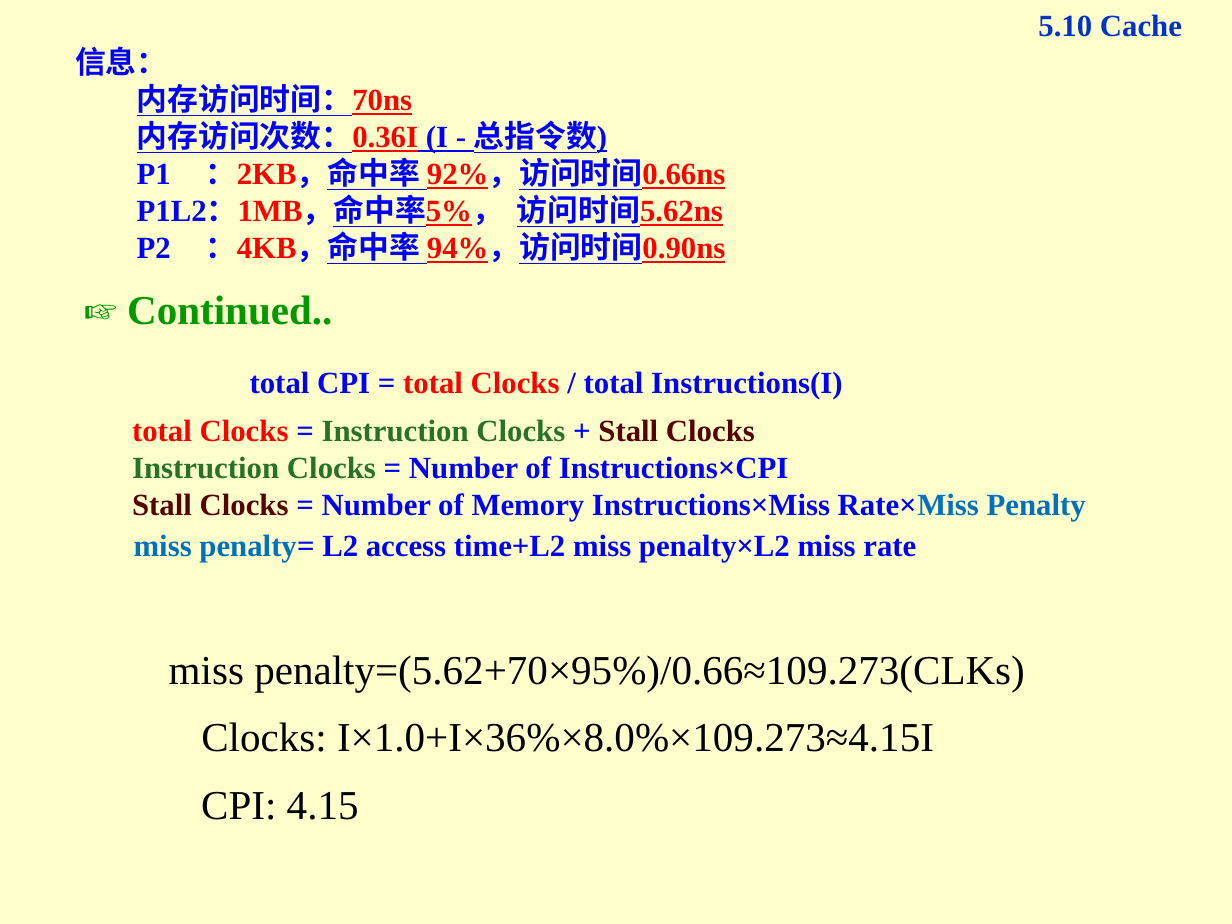
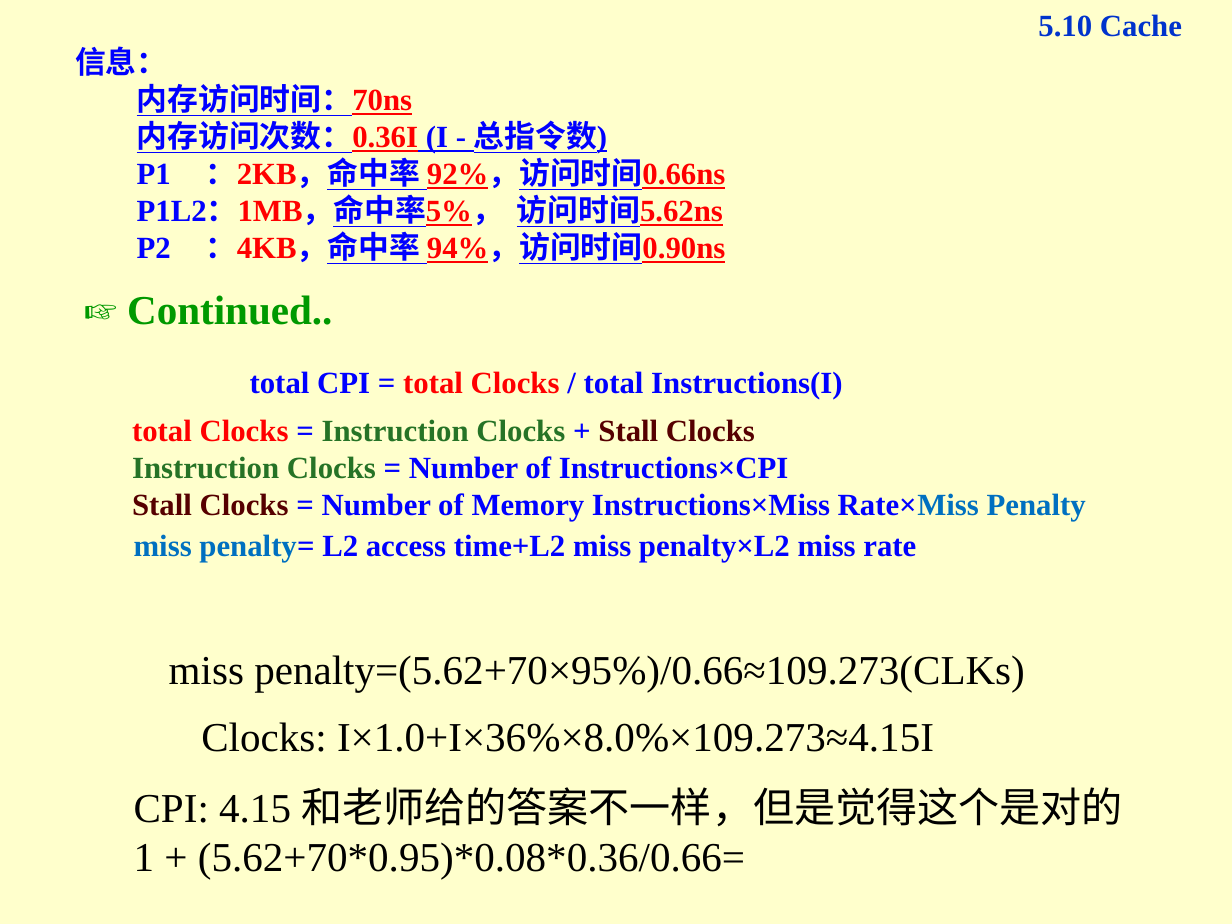
Before and after one commit to weichow23/zju_course, a slide deck: slide 20 of 计算机组成/作业(图灵班)/习题讲解.pptx. Drawn at 1232x924 pixels with LibreOffice and Linux fonts; fonts in the diff are those of the drawing. Boxes give left, top, right and bottom in pixels: in the first picture for what was removed or moved away, otherwise in the second. Text is boxed around its words. In the diff, an @@ line names an element or a change of style, - is before the commit and + after.

```diff
--- a/计算机组成/作业(图灵班)/习题讲解.pptx
+++ b/计算机组成/作业(图灵班)/习题讲解.pptx
@@ text at (x1=134, y1=787, x2=1122, y2=879): text changed @@
-CPI: 4.15
+CPI: 4.15 和老师给的答案不一样，但是觉得这个是对的
+1 + (5.62+70*0.95)*0.08*0.36/0.66=
```
Also in this commit, not shown: 3 other slides changed, 22 other files.
